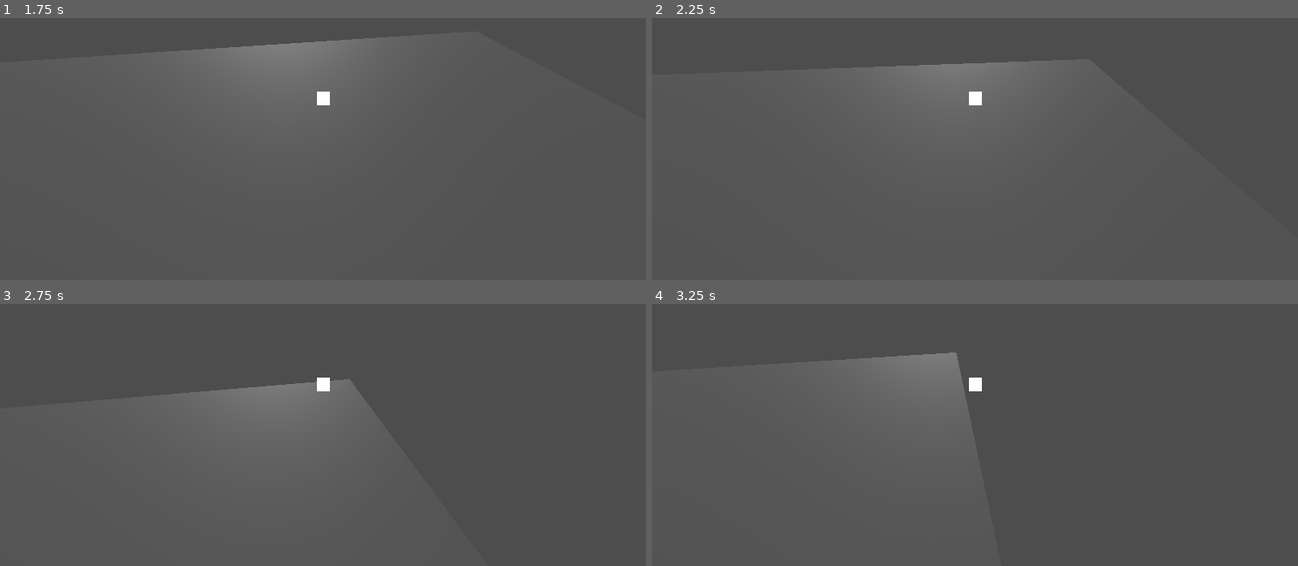
Above: before the commit, frames 1-4 (two rows, left to right).
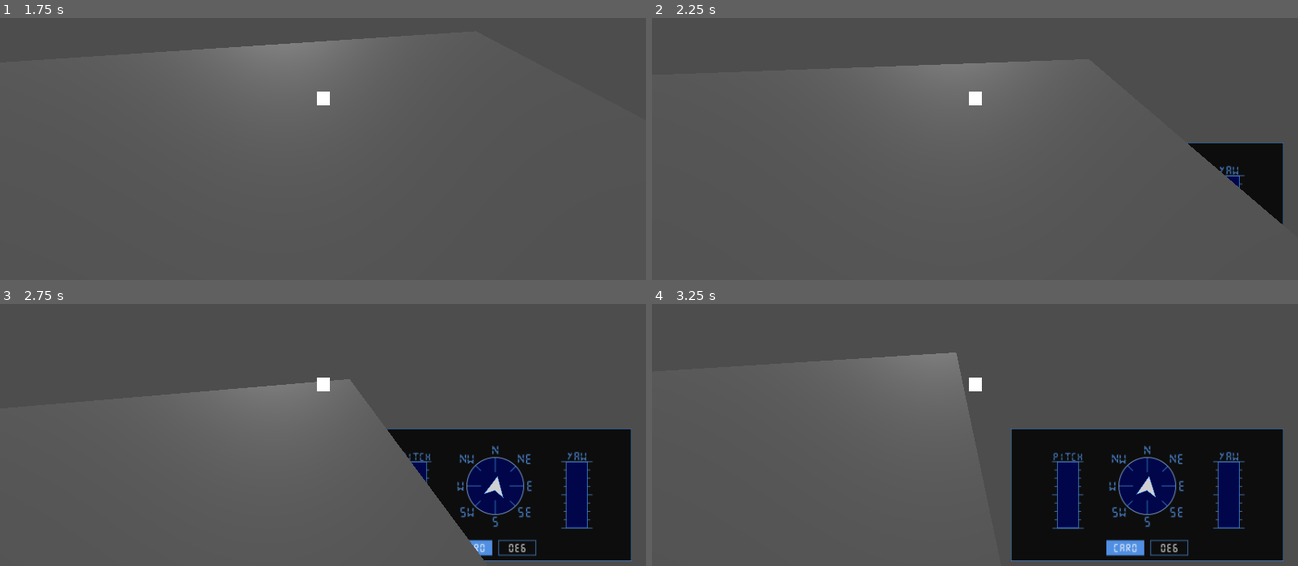
Above: after the commit, the same moments.

Repository: LitheFulminare/Abyssal-Cleaner
Game: Godot game, scene res://Test scene.tscn
Two runs of this game, one before a commit and one after it. Both use one fixed random seed, a clock stepped at 60 frames per second and the inputs below.
Inputs (mouse positions are in pixels of both pictures, inside the frame that each line leads up to):
- Up to frame 1 (1.75 s): tap Enter at 0.5 s; move the mouse to (465, 80) at 0.52 s; hold D (Right) 0.53-1.28 s; move the mouse to (193, 117) at 1.27 s; hold S (Backwards) from 1.28 s (still down)
- Up to frame 2 (2.25 s): move the mouse to (1039, 18) at 2.02 s; release S (Backwards) at 2.03 s; hold D (Right) from 2.03 s (still down)
- Up to frame 3 (2.75 s): keep holding D (Right)
- Up to frame 4 (3.25 s): move the mouse to (942, 455) at 2.77 s; release D (Right) at 2.78 s; hold W (Forward) from 2.78 s (still down)

Frame 1 is identical in both runs. In frame 2, 2.4% of the frame differs, in the area x 82-98%, y 47-80%; in frame 3, 15%; in frame 4, 21%, in the area x 55-98%, y 47-99%.

Commit message:
setup orientation screen

Diff:
--- /dev/null
+++ b/abyssal-cleaner-3d/orientation_screen.gd
@@ -0,0 +1,7 @@
+class_name OrientationScreen
+extends Sprite3D
+
+@export var playerArrow: Sprite3D
+
+func update_player_arrow(new_rotation: float) -> void:
+	playerArrow.rotation.z = new_rotation
--- /dev/null
+++ b/abyssal-cleaner-3d/orientation_screen.tscn
@@ -0,0 +1,14 @@
+[gd_scene format=3 uid="uid://r375g63wj4kf"]
+
+[ext_resource type="Texture2D" uid="uid://kdj6ktmt2uwl" path="res://Assets/Screen 1 - Orientation.png" id="1_rc168"]
+[ext_resource type="Texture2D" uid="uid://bw0e22ruj5m68" path="res://Assets/Player Arrow.png" id="2_3khgn"]
+[ext_resource type="Script" uid="uid://dmmi81850gxsg" path="res://orientation_screen.gd" id="2_rc168"]
+
+[node name="Orientation Screen" type="Sprite3D" unique_id=578651837 node_paths=PackedStringArray("playerArrow")]
+texture = ExtResource("1_rc168")
+script = ExtResource("2_rc168")
+playerArrow = NodePath("Player Arrow")
+
+[node name="Player Arrow" type="Sprite3D" parent="." unique_id=828074123]
+transform = Transform3D(1.0000001, 0, 0, 0, 1.0000001, 0, 0, 0, 1.0000001, 0, 0.462, 0.024477601)
+texture = ExtResource("2_3khgn")
--- a/abyssal-cleaner-3d/submarine.tscn
+++ b/abyssal-cleaner-3d/submarine.tscn
@@ -2,10 +2,15 @@
 
 [ext_resource type="Script" uid="uid://dyx14p5q8fc1a" path="res://submarine_movement.gd" id="1_3uq8f"]
 [ext_resource type="PackedScene" uid="uid://csh3st7qcjppx" path="res://Submarine_HUD.tscn" id="2_k4f85"]
+[ext_resource type="PackedScene" uid="uid://r375g63wj4kf" path="res://orientation_screen.tscn" id="3_qvldv"]
 
-[node name="Submarine" type="CharacterBody3D" unique_id=478321623]
+[node name="Submarine" type="CharacterBody3D" unique_id=478321623 node_paths=PackedStringArray("orientationScreen")]
 transform = Transform3D(1, 0, 0, 0, 0.99999994, 0, 0, 0, 0.99999994, 0, 0, 0)
 script = ExtResource("1_3uq8f")
+orientationScreen = NodePath("Orientation Screen")
+
+[node name="Orientation Screen" parent="." unique_id=578651837 instance=ExtResource("3_qvldv")]
+transform = Transform3D(0.645, 0, 0, 0, 0.6449997, 0, 0, 0, 0.6449997, 5.8608055, -3.7503583, -8.047839)
 
 [node name="CanvasLayer" type="CanvasLayer" parent="." unique_id=406979246]
 
--- a/abyssal-cleaner-3d/submarine_movement.gd
+++ b/abyssal-cleaner-3d/submarine_movement.gd
@@ -1,4 +1,6 @@
 extends CharacterBody3D
+
+@export var orientationScreen: OrientationScreen
 
 @export var max_forward_speed := 20.0
 @export var max_strafe_speed := 10.0
@@ -24,6 +26,8 @@
 		mouse_distance = get_viewport().get_mouse_position().distance_to(center)
 
 func _physics_process(delta):
+	orientationScreen.update_player_arrow(rotation.y)
+
 	# Rotation
 	rotation.y -= mouse_direction.x * delta * mouse_distance / 500
 	rotation.x -= mouse_direction.y * delta * mouse_distance / 500
Binary file added: abyssal-cleaner-3d/Assets/Player Arrow.png
Not shown, added: abyssal-cleaner-3d/Assets/Player Arrow.png.import
Binary file added: abyssal-cleaner-3d/Assets/Screen 1 - Orientation.png
Not shown, added: abyssal-cleaner-3d/Assets/Screen 1 - Orientation.png.import
Not shown, added: abyssal-cleaner-3d/orientation_screen.gd.uid
